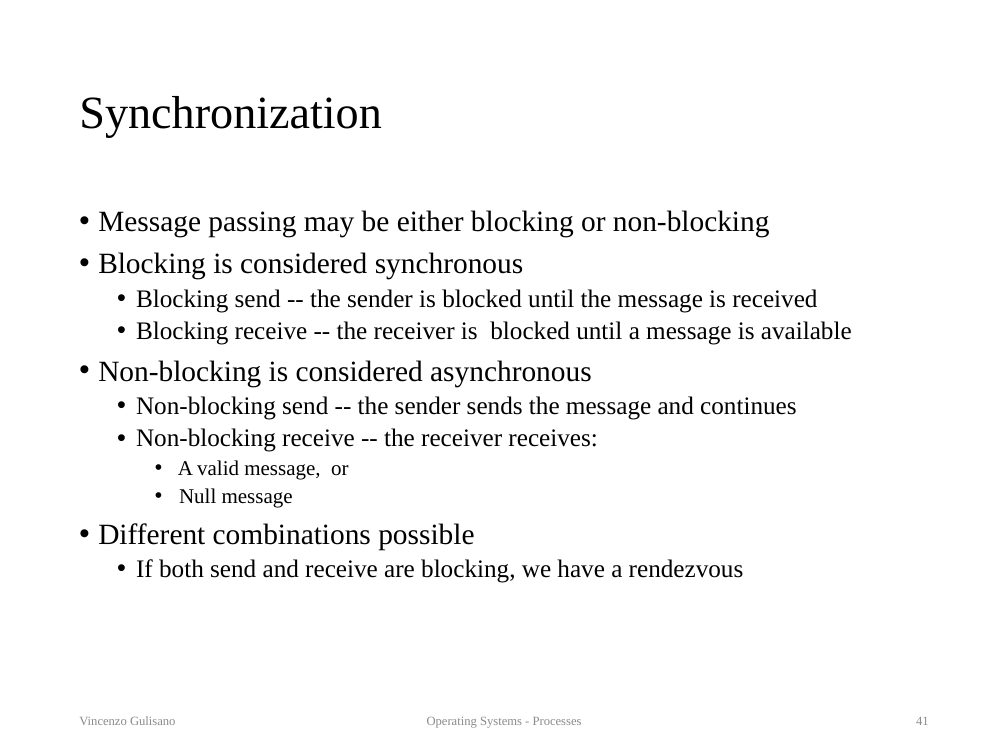
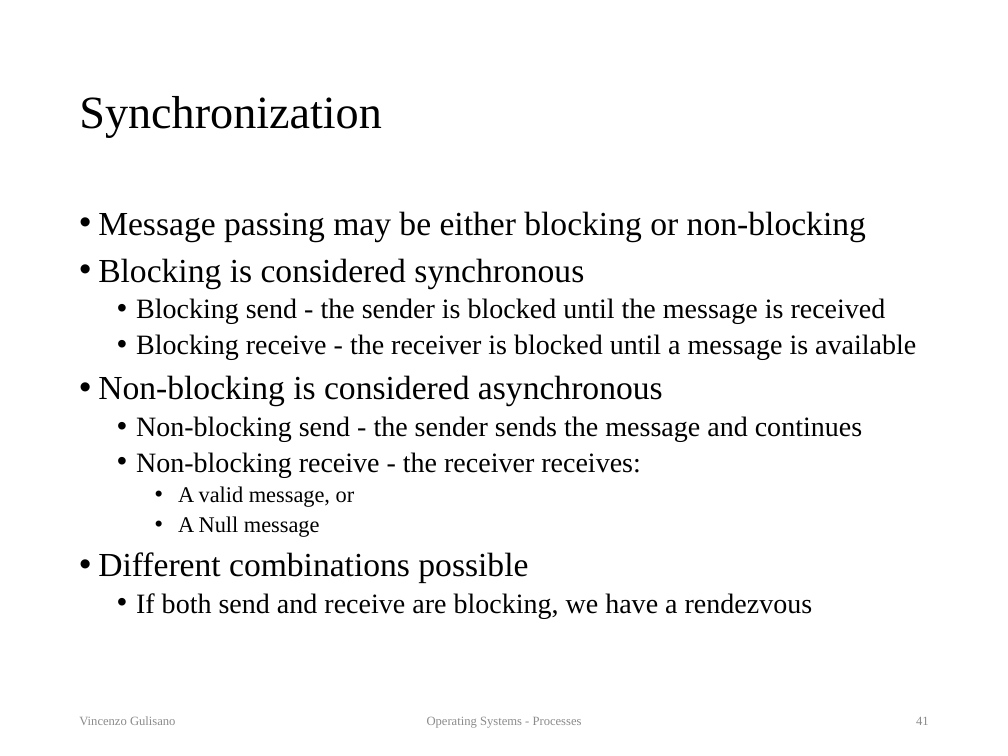
Before and after one commit to vincenzo-gulisano/os_material, a slide deck: slide 41 of slides/processes.pptx. Drawn at 1008x756 pixels with LibreOffice and Linux fonts; fonts in the diff are those of the drawing. Boxes give left, top, right and bottom in pixels: in the first picture for what was removed or moved away, otherwise in the second. Text is boxed around its words. In the diff, an @@ line names an element or a change of style, - is before the commit and + after.

Commit message:
Polished processes slides (mainly typos and broken sentences, but also some sentence that was possibly confusing / over-simplifying). Slightly updated exerices at the end too

```diff
--- a/slides/processes.pptx
+++ b/slides/processes.pptx
@@ text at (98,211,866,618): size 21 to 24 pt in "Message passing may be either blocking or ...", "Blocking is considered synchronous", "Non-blocking is considered asynchronous", "Different combinations possible"; size 15 to 16 pt in "A valid message, or"; size 18 to 20 pt in "If both send and receive are blocking, ..." @@
@@ text at (136,298,916,359): text changed; size 18 to 20 pt @@
-  • Blocking send -- the sender is blocked until the message is received
-  • Blocking receive -- the receiver is blocked until a message is available
+  • Blocking send - the sender is blocked until the message is received
+  • Blocking receive - the receiver is blocked until a message is available
@@ text at (136,416,862,477): text changed; size 18 to 20 pt @@
-  • Non-blocking send -- the sender sends the message and continues
-  • Non-blocking receive -- the receiver receives:
+  • Non-blocking send - the sender sends the message and continues
+  • Non-blocking receive - the receiver receives:
@@ text at (178,516,320,537): text changed; size 15 to 16 pt @@
-    • Null message
+    • A Null message
```
Also in this commit, not shown: 39 other slides changed, 3 other files.
